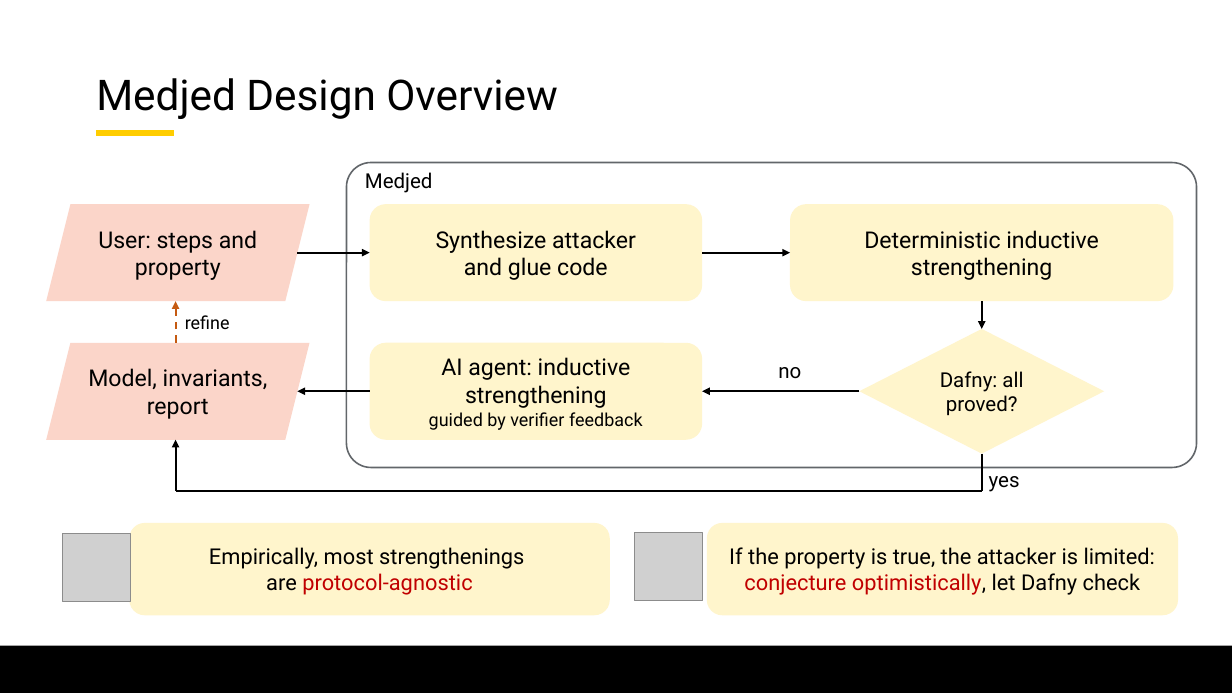
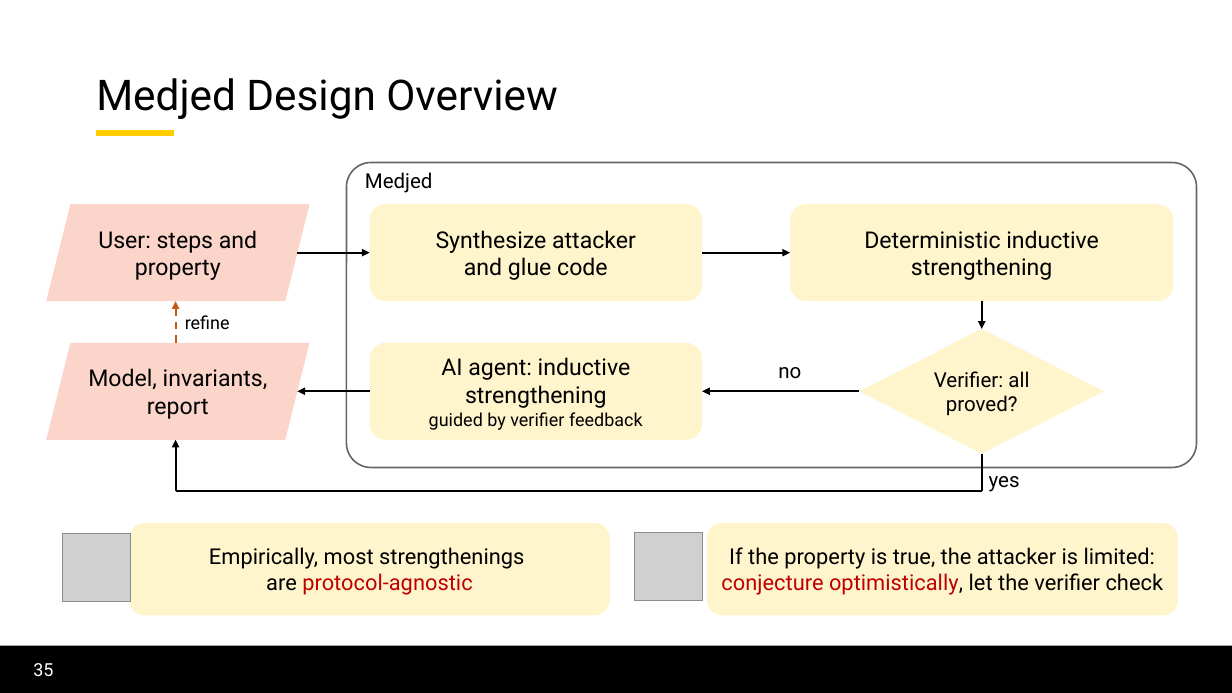
Before and after one commit to lorchrob/graduate_research_symposium, a slide deck: slide 35 of symposium_slides.pptx (slide 38 before the commit). Drawn at 1232x693 pixels with LibreOffice and Linux fonts; fonts in the diff are those of the drawing; grey boxes stand for pictures; background and template pictures are left out. Boxes give left, top, right and bottom in pixels: in the first picture for what was removed or moved away, otherwise in the second. Text is boxed around its words. In the diff, an @@ line names an element or a change of style, - is before the commit and + after.

```diff
--- a/symposium_slides.pptx
+++ b/symposium_slides.pptx
@@ text in diamond at (x1=934, y1=371, x2=1029, y2=416): text changed @@
-Dafny: all proved?
+Verifier: all proved?
@@ text in rounded rectangle at (x1=721, y1=547, x2=1164, y2=595): text changed @@
-If the property is true, the attacker is limited: conjecture optimistically, let Dafny check
+If the property is true, the attacker is limited: conjecture optimistically, let the verifier check
@@ page number added at (x1=33, y1=663, x2=53, y2=676), 14 pt, text #FFFFFF @@
+35
```
Also in this commit, not shown: 69 other slides changed, 1 slide added.
